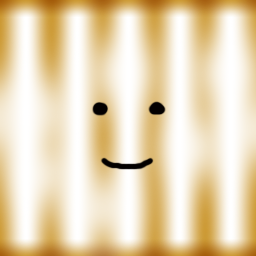
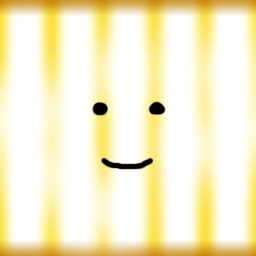
The second 256px x 256px image is a revision of the first. Changes to its layers:
removed layer "レイヤー 2" over [0, 0, 256, 256]
added layer "レイヤー 2 のコピー 3" (multiply) above "レイヤー 2 のコピー 2" over [0, 0, 256, 256]
added layer "レイヤー 2 のコピー 2" over [0, 0, 256, 256]
